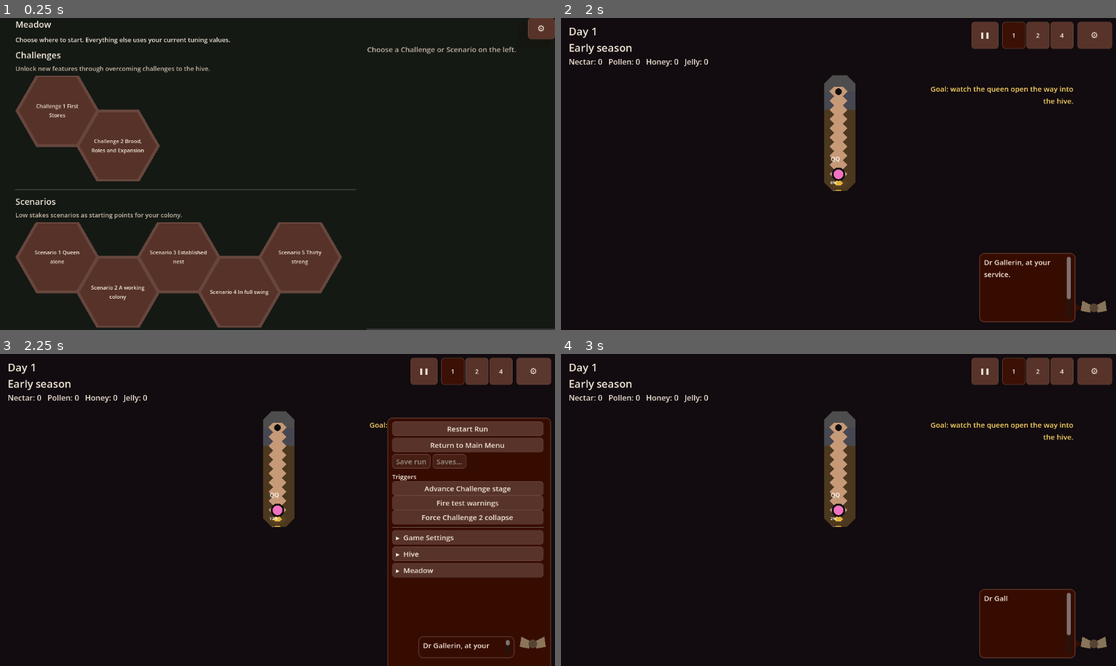
Above: before the commit, frames 1-4 (two rows, left to right).
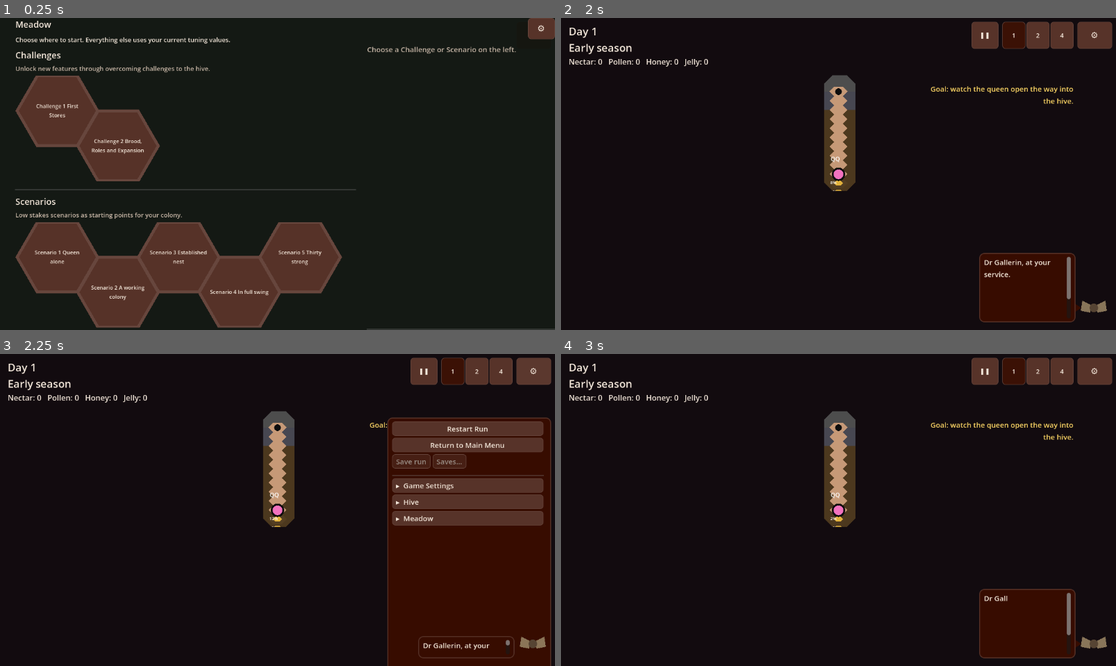
Above: after the commit, the same moments.

Repository: wonderburg7/meadow
Game: Godot game, scene res://scenes/Main.tscn
The game is run twice, just before and just after one commit, with the same random seed, the same clock (stepped at 60 frames per second) and the same inputs.
Inputs (mouse positions are in pixels of both pictures, inside the frame that each line leads up to):
- Up to frame 1 (0.25 s): no input
- Up to frame 2 (2 s): click (616, 111) at 0.52 s; click "Start" at 1.25 s
- Up to frame 3 (2.25 s): click "⚙" at 2 s
- Up to frame 4 (3 s): click "Restart Run" at 2.75 s

Frames 1-2 are identical in both runs. In frame 3, 5.2% of the frame differs, in the area x 70-98%, y 38-72%; in frame 4, nothing differs.

Commit message:
Hide the debug Triggers unless Developer mode is on and add End the run
Co-Authored-By: Claude Sonnet 5.5 <noreply@anthropic.com>

Diff:
--- a/scripts/debug_panel.gd
+++ b/scripts/debug_panel.gd
@@ -26,6 +26,7 @@
 ## The table this window is a view of -- every row's key, label,
 ## range and tip, plus the read/write and cascade functions.
 const Settings = preload("res://scripts/settings_catalogue.gd")
+const BeeSurvival = preload("res://scripts/bee_survival.gd")
 const Hud = preload("res://scripts/hud.gd")
 const Stages = preload("res://scripts/challenge_stages.gd")
 const ProblemMessages = preload("res://scripts/problem_messages.gd")
@@ -51,6 +52,8 @@
 ## BS-5: the developer-only rows, rebuilt whenever Developer mode changes,
 ## and the read-only Run availability table they open (built on first use).
 var developer_row: VBoxContainer
+## HO-3: the Triggers group, built only while Developer mode is on.
+var triggers_box: VBoxContainer
 var run_availability_panel: PanelContainer
 ## Kept so _apply_panel_width() can resize it alongside the panel on
 ## get_viewport().size_changed, the same pattern gallerin_panel.gd uses.
@@ -525,7 +528,7 @@
 	_style_button(menu_btn)
 	menu_btn.text = "Return to Main Menu"
 	menu_btn.pressed.connect(_on_main_menu_pressed)
-	_add_action_row(column, menu_btn, "Pause and go back to the main menu, where you can start a fresh run at Level 1 (the queen alone), Level 2 (queen, one nectar forager, one cell) or Level 3 (queen, two foragers, three cells). You can also close the menu again and carry on with the run you have.")
+	_add_action_row(column, menu_btn, "Pause and go back to the main menu, where you can start a Challenge or a Scenario. You can also close the menu again and carry on with the run you have.")
 
 	# Save and Load keep their shared row: both labels are short enough that
 	# the pair still fits inside the panel's width.
@@ -548,48 +551,71 @@
 	developer_row = VBoxContainer.new()
 	developer_row.size_flags_horizontal = Control.SIZE_EXPAND_FILL
 	column.add_child(developer_row)
+
+	# One labelled home for buttons that force a state the simulation
+	# reaches only rarely on its own. HO-3: built only with Developer mode on
+	# (_refresh_developer_row fills and empties it).
+	triggers_box = VBoxContainer.new()
+	triggers_box.add_theme_constant_override("separation", 0)
+	triggers_box.size_flags_horizontal = Control.SIZE_EXPAND_FILL
+	column.add_child(triggers_box)
 	_refresh_developer_row()
 
-	# One labelled home for buttons that force a state the simulation
-	# reaches only rarely on its own, built before anything needs it so the
-	# triggers still to come (plans/now/ui.md UI-R-3, plans/now/challenge-2.md
-	# Slice 1) drop a button in rather than each re-laying out this block.
-	var triggers := VBoxContainer.new()
-	triggers.add_theme_constant_override("separation", 0)
-	triggers.size_flags_horizontal = Control.SIZE_EXPAND_FILL
-	column.add_child(triggers)
-
+	column.add_child(HSeparator.new())
+
+## One action button on its own row, filling the window's width with its
+## info badge pinned to the right. The button expands rather than sitting at
+## its text width so a row of one does not read as a stray short button.
+## HO-3: the Triggers group exists only with Developer mode on.
+func _rebuild_triggers() -> void:
+	for child in triggers_box.get_children():
+		triggers_box.remove_child(child)
+		child.queue_free()
+	if not Session.developer_mode:
+		return
 	var triggers_header := Label.new()
 	triggers_header.text = "Triggers"
 	triggers_header.theme_type_variation = "Small"
-	triggers.add_child(UI.with_info(triggers_header, "Debug only: every button in this group forces a simulation state the world otherwise reaches rarely or not at all, so a behaviour that depends on it can be watched on demand instead of waited for."))
+	triggers_box.add_child(UI.with_info(triggers_header, "Debug only: every button in this group forces a simulation state the world otherwise reaches rarely or not at all, so a behaviour that depends on it can be watched on demand instead of waited for."))
 
 	var stage_trigger_btn := Button.new()
 	_style_button(stage_trigger_btn)
 	stage_trigger_btn.text = "Advance Challenge stage"
 	stage_trigger_btn.pressed.connect(_on_challenge_advance_pressed)
-	_add_action_row(triggers, stage_trigger_btn, "Debug only: advance an active Challenge through its ordinary stage-transition path, even when the current goal's mechanic is still a placeholder.")
+	_add_action_row(triggers_box, stage_trigger_btn, "Debug only: advance an active Challenge through its ordinary stage-transition path, even when the current goal's mechanic is still a placeholder.")
 
 	var fire_warnings_btn := Button.new()
 	_style_button(fire_warnings_btn)
 	fire_warnings_btn.text = "Fire test warnings"
 	fire_warnings_btn.pressed.connect(_on_fire_test_warnings_pressed)
-	_add_action_row(triggers, fire_warnings_btn, "Debug only: fires  …(248 unchanged characters)…
+	_add_action_row(triggers_box, fire_warnings_btn, "Debug only: fires  …(248 unchanged characters)…
 
 	var c2_collapse_btn := Button.new()
 	_style_button(c2_collapse_btn)
 	c2_collapse_btn.text = "Force Challenge 2 collapse"
 	c2_collapse_btn.pressed.connect(_on_force_c2_collapse_pressed)
-	_add_action_row(triggers, c2_collapse_btn, "Debug only, and only …(307 unchanged characters)…
-
-	column.add_child(HSeparator.new())
-
-## One action button on its own row, filling the window's width with its
-## info badge pinned to the right. The button expands rather than sitting at
-## its text width so a row of one does not read as a stray short button.
+	_add_action_row(triggers_box, c2_collapse_btn, "Debug only, and only …(307 unchanged characters)…
+
+	var end_run_btn := Button.new()
+	_style_button(end_run_btn)
+	end_run_btn.text = "End the run"
+	end_run_btn.pressed.connect(_on_end_run_pressed)
+	_add_action_row(triggers_box, end_run_btn, "Debug only: kills the queen, so the run ends at \"The queen is dead\" exactly as a real death does. Does nothing in a scenario run.")
+
+func _on_end_run_pressed() -> void:
+	var worlds := get_tree().get_nodes_in_group("world")
+	if worlds.is_empty():
+		return
+	var world = worlds[0]
+	if world.scenario_active or not is_instance_valid(world.queen):
+		return
+	BeeSurvival.die(world.queen, "debug")
+
 ## BS-5: the Developer mode rows. With it off the row is empty -- the
 ## button is absent, not disabled -- and an open table closes.
 func _refresh_developer_row() -> void:
+	if triggers_box != null:
+		_rebuild_triggers()
 	for child in developer_row.get_children():
 		developer_row.remove_child(child)
 		child.queue_free()
Not shown, added: checks/ready/C-97.md
Not shown, changed: plans/now/hands-on-findings.md
